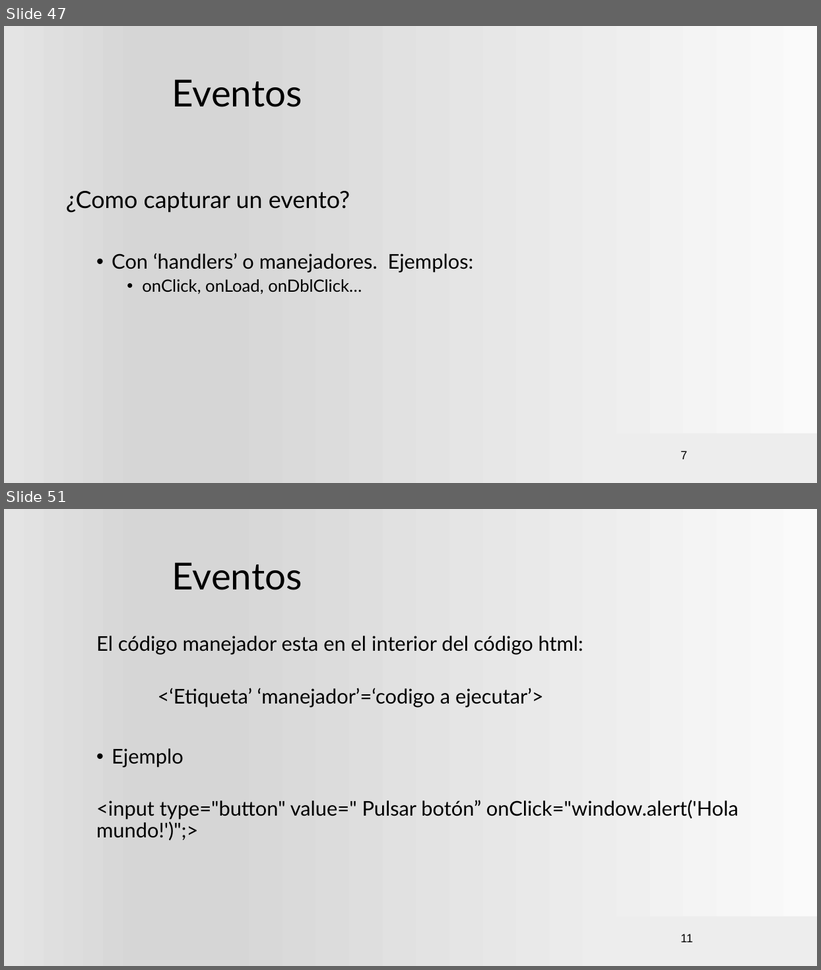
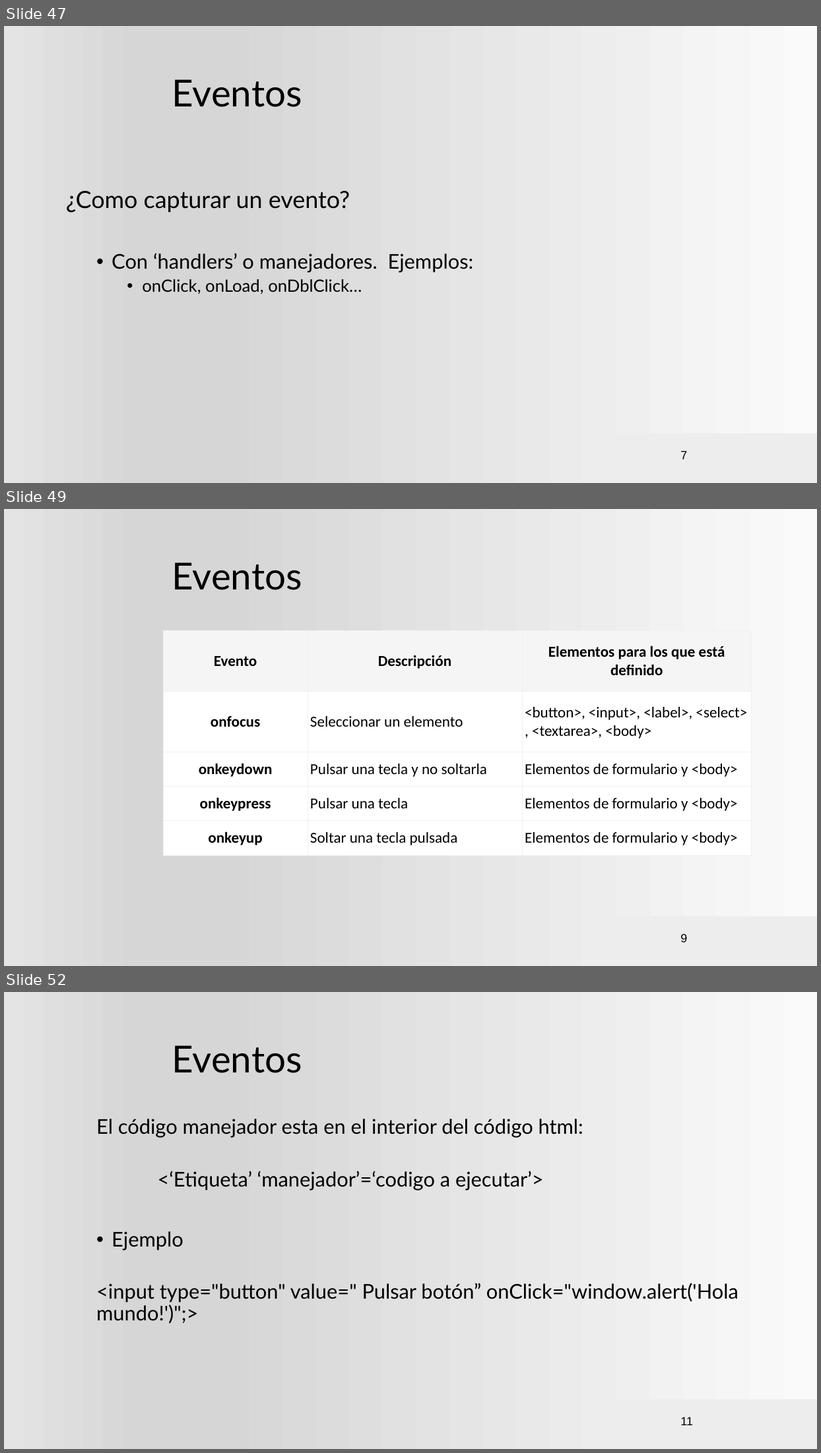
Before and after one commit to ProfVillegas/DAW, a slide deck: Plantilla.pptx. Shown one above the other, each under a label of ours: slides 47 and 51 before the commit, slides 47, 49 and 52 after it; the slides between them are not shown. The pictures are 821x970 and 821x1453 pixels, drawn with LibreOffice and Linux fonts; fonts in the diff are those of the drawing; background and template pictures are left out. Boxes give left, top, right and bottom in pixels: in the first picture for what was removed or moved away, otherwise in the second. Text is boxed around its words. In the diff, an @@ line names an element or a change of style, - is before the commit and + after.

Commit message:
Actualización
Material para la semana del 26 de febrero a 2 de marzo

```diff
--- a/Plantilla.pptx
+++ b/Plantilla.pptx
@@ slide 49 added at box(4, 509, 817, 966), background gradient #FAFAFA to #D7D7D7 to #E4E4E4; not listed: 1 template element that a slide beside it also shows @@
@@ title added at box(172, 562, 302, 590), 44 pt, text #000000 @@
+Eventos
@@ table added at box(163, 631, 752, 856), 5 rows, 3 columns @@
+Evento | Descripción | Elementos para los que está definido
+onfocus | Seleccionar un elemento | <button>, <input>, <label>, <select>, <textarea>, <body>
+onkeydown | Pulsar una tecla y no soltarla | Elementos de formulario y <body>
+onkeypress | Pulsar una tecla | Elementos de formulario y <body>
+onkeyup | Soltar una tecla pulsada | Elementos de formulario y <body>
@@ text added at box(680, 934, 687, 943), 14 pt, text #000000 @@
+9
@@ what was slide 51 is now slide 52 @@
```
Also in this commit, not shown: 10 slides changed, 33 other slides added, 4 slides removed.
